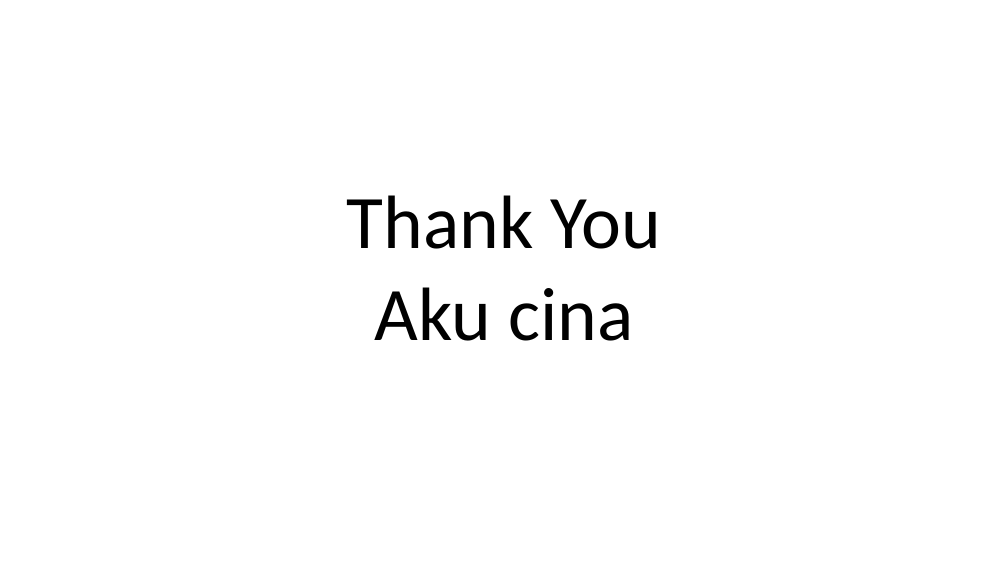
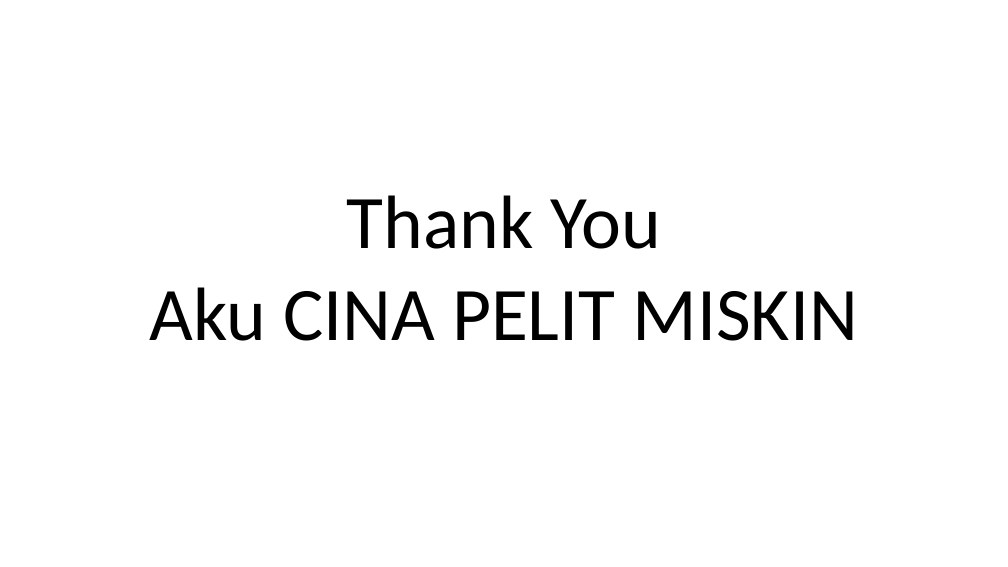
Before and after one commit to satria-ui/TugasAkhir2023, a slide deck: slide 22 of Submit Sidang/05111942000001-Adam Satria Adidarma-Presentasi TA.pptx. Drawn at 1008x567 pixels with LibreOffice and Linux fonts; fonts in the diff are those of the drawing; background and template pictures are left out. Boxes give left, top, right and bottom in pixels: in the first picture for what was removed or moved away, otherwise in the second. Text is boxed around its words. In the diff, an @@ line names an element or a change of style, - is before the commit and + after.

```diff
--- a/Submit Sidang/05111942000001-Adam Satria Adidarma-Presentasi TA.pptx
+++ b/Submit Sidang/05111942000001-Adam Satria Adidarma-Presentasi TA.pptx
@@ text at [149,287,858,341]: text changed @@
-Aku cina
+Aku CINA PELIT MISKIN
```
Also in this commit, not shown: 1 other slide changed, 1 other file.
